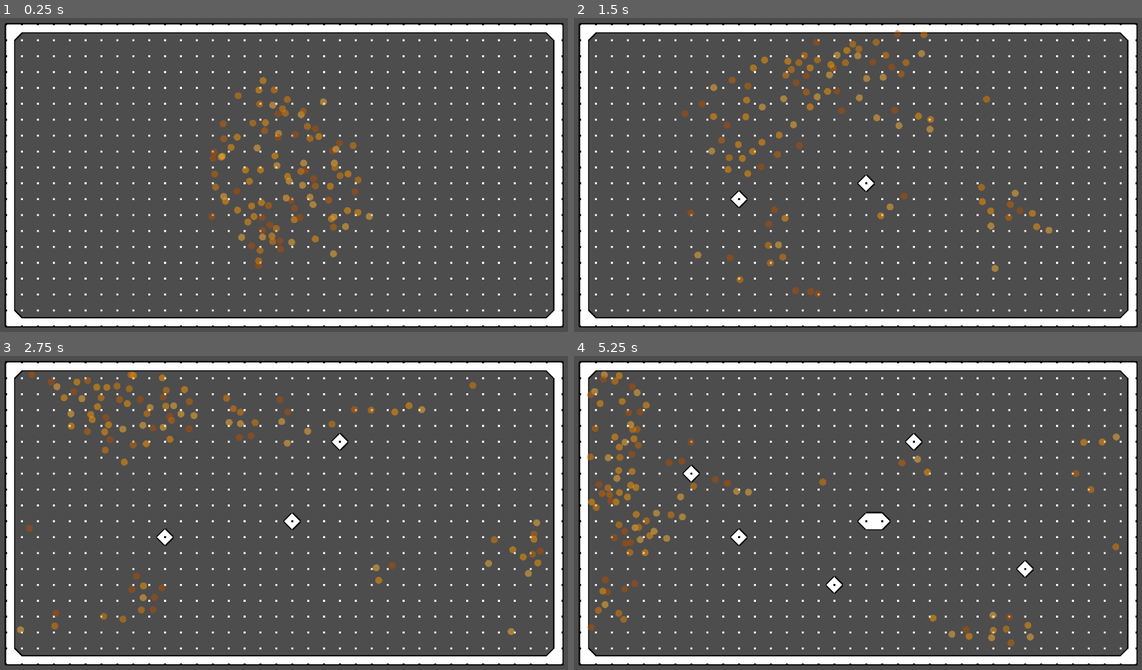
Above: before the commit, frames 1-4 (two rows, left to right).
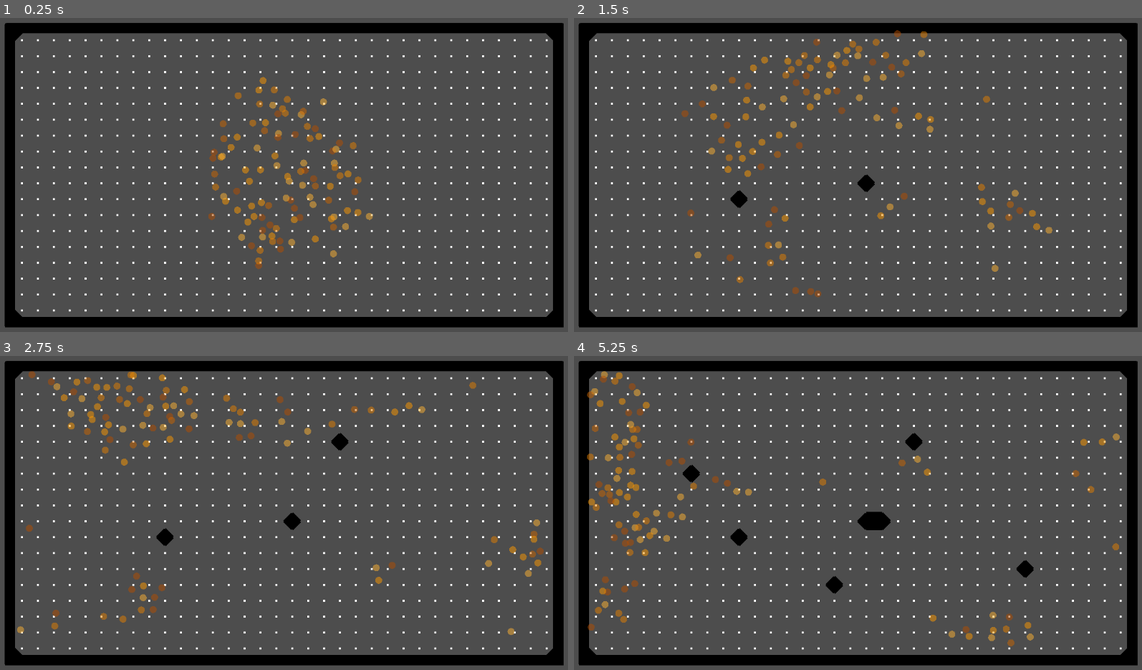
Above: after the commit, the same moments.

Repository: joesobo/EcoSystem
Game: Godot game, scene res://scenes/marching_squares.tscn
Same seed, same stepped clock (60 frames per second), same inputs: the game is played once before the commit and once after it.
Inputs (mouse positions are in pixels of both pictures, inside the frame that each line leads up to):
- Up to frame 1 (0.25 s): no input
- Up to frame 2 (1.5 s): move the mouse to (869, 181) at 0.52 s; click (869, 181) at 0.67 s; move the mouse to (738, 190) at 1.27 s; click (738, 190) at 1.42 s
- Up to frame 3 (2.75 s): move the mouse to (340, 443) at 2.02 s; click (340, 443) at 2.17 s
- Up to frame 4 (5.25 s): move the mouse to (829, 578) at 2.77 s; click (829, 578) at 2.92 s; move the mouse to (1028, 560) at 3.52 s; click (1028, 560) at 3.67 s; move the mouse to (681, 465) at 4.27 s; click (681, 465) at 4.42 s; move the mouse to (886, 513) at 5.02 s; click (886, 513) at 5.17 s

The runs differ from the first frame. In frame 1, 7.7% of the frame differs, in the area x 1-100%, y 2-99%; in frame 2, 7.8%; in frame 3, 7.9%; in frame 4, 8.3%.

Commit message:
start shaders

Diff:
--- a/scenes/marching_squares.tscn
+++ b/scenes/marching_squares.tscn
@@ -1,12 +1,19 @@
-[gd_scene load_steps=8 format=3 uid="uid://bwfe30h2s655f"]
+[gd_scene load_steps=10 format=3 uid="uid://bwfe30h2s655f"]
 
 [ext_resource type="Script" path="res://scripts/marchingSquares/VoxelGrid.gd" id="1_7sy1n"]
 [ext_resource type="PackedScene" uid="uid://bltijxvovh1q" path="res://scenes/voxel.tscn" id="2_4y4kx"]
 [ext_resource type="Script" path="res://scripts/FishManager.gd" id="3_qhq6a"]
+[ext_resource type="Shader" path="res://shaders/marching_squares.gdshader" id="3_srn0q"]
 [ext_resource type="PackedScene" uid="uid://yc35bijsp2iy" path="res://scenes/orangeFish.tscn" id="4_q7dbu"]
 [ext_resource type="PackedScene" uid="uid://dvut7wtxxf61w" path="res://scenes/predator.tscn" id="5_y87ho"]
 
 [sub_resource type="RectangleShape2D" id="RectangleShape2D_6mmkp"]
+
+[sub_resource type="ShaderMaterial" id="ShaderMaterial_mi3id"]
+shader = ExtResource("3_srn0q")
+shader_parameter/x_size = 36
+shader_parameter/y_size = 36
+shader_parameter/offset = Vector2(27, 28)
 
 [sub_resource type="CanvasTexture" id="CanvasTexture_1l0eq"]
 
@@ -33,6 +40,7 @@
 debug_color = Color(0, 0.6, 0.701961, 0.419608)
 
 [node name="MeshInstance2D" type="MeshInstance2D" parent="MarchingSquares"]
+material = SubResource("ShaderMaterial_mi3id")
 texture = SubResource("CanvasTexture_1l0eq")
 
 [node name="FishManager" type="Node2D" parent="."]
--- a/scripts/marchingSquares/Voxel.gd
+++ b/scripts/marchingSquares/Voxel.gd
@@ -1,6 +1,6 @@
 class_name Voxel
 
-@export var state = 0
+@export var state: float = 0.0
 @export var position: Vector2
 @export var x_edge_pos: Vector2
 @export var y_edge_pos: Vector2
--- a/scripts/marchingSquares/VoxelGrid.gd
+++ b/scripts/marchingSquares/VoxelGrid.gd
@@ -14,12 +14,14 @@
 var viewport_rect
 
 var mesh_instance
-var array_mesh
+var image = Image.new()
+var image_texture = ImageTexture.new()
+var array_mesh = ArrayMesh.new()
 var arrays = []
 
-var vertices
-var indices
-var triangle_dictionary
+var vertices = PackedVector2Array()
+var indices = PackedInt32Array()
+var triangle_dictionary = {}
 var outlines: Array = [[]]
 var checked_vertices =  []
 
@@ -27,13 +29,16 @@
 	viewport_rect = get_viewport_rect()
 
 	mesh_instance = get_child(1)
-	array_mesh = ArrayMesh.new()
 	arrays.resize(ArrayMesh.ARRAY_MAX)
+
+	image = Image.create(voxel_resolution_x, voxel_resolution_y, false, Image.FORMAT_RGBA8)
+	image.set_pixel(0, 0, Color(0.0, 0, 0, 1))
+	image.set_pixel(0, 1, Color(1.0 / 255.0, 0, 0, 1))
+	image.set_pixel(0, 2, Color(2.0 / 255.0, 0, 0, 1))
+	image_texture = ImageTexture.create_from_image(image)
+
+	mesh_instance.material.set_shader_parameter("state_texture", image_texture)
 	mesh_instance.mesh = array_mesh
-
-	vertices = PackedVector2Array()
-	indices = PackedInt32Array()
-	triangle_dictionary = {}
 
 	collision_shape = static_body.get_child(0)
 	static_body.connect("input_event", _on_Area2D_input_event)
@@ -70,6 +75,8 @@
 	for voxel_y in range(voxel_resolution_y):
 		for voxel_x in range(voxel_resolution_x):
 			create_voxel(chunk, voxel_x, voxel_y)
+	#image_texture = ImageTexture.create_from_image(image)
+	#mesh_instance.material.set_shader_parameter("state_texture", image_texture)
 
 func create_voxel(parent, x, y):
 	var voxel = voxel_scene.instantiate()
@@ -78,12 +85,13 @@
 	voxel.scale = Vector2(voxel_size, voxel_size) * 0.1
 	voxel.name = "Voxel (%d, %d)" % [x, y]
 
-	var state = 0
+	var state = 0.0
 	if (x == 0 || y == 0 || x == voxel_resolution_x-1 || y == voxel_resolution_y-1):
-		state = 2
+		state = 2.0
 		var index = x + y * voxel_resolution_x
 		voxel.modulate = Color.BLACK
-
+		#image.set_pixel(x, y, Color(2.0 / 255.0, 0, 0, 1))
+#
 	voxels.append(Voxel.new(x, y, voxel_size, state))
 	voxel_pos_indicators.append(voxel)
 
@@ -96,26 +104,28 @@
 	var voxel_x = floor(point.x / voxel_size)
 	var voxel_y = floor(point.y / voxel_size)
 
-	var local_pos = Vector2(voxel_x, voxel_y)
-
+	set_voxel(Vector2(voxel_x, voxel_y))
+
+func set_voxel(local_pos: Vector2):
+	toggle_voxel_color(local_pos)
+	triangulate()
+
+func toggle_voxel_color(local_pos: Vector2):
 	var index = local_pos.x + local_pos.y * voxel_resolution_x
 
-	set_voxel(index)
-
-func set_voxel(index):
-	toggle_voxel_color(index)
-	triangulate()
-
-func toggle_voxel_color(index):
-	if voxels.size() > index && voxels[index].state != 2:
+	if voxels.size() > index && voxels[index].state != 2.0:
 		var color = Color.BLACK
-		if voxels[index].state == 0:
-			voxels[index].state = 1
-		elif voxels[index].state == 1:
-			voxels[index].state = 0
+		if voxels[index].state == 0.0:
+			voxels[index].state = 1.0
+		elif voxels[index].state == 1.0:
+			voxels[index].state = 0.0
 			color = Color.WHITE
 
 		voxel_pos_indicators[index].modulate = color
+
+	image.set_pixel(local_pos.x, local_pos.y, Color(voxels[index].state / 255.0, 0, 0, 1))
+	image_texture = ImageTexture.create_from_image(image)
+	mesh_instance.material.set_shader_parameter("state_texture", image_texture)
 
 func triangulate():
 	vertices.clear()
--- /dev/null
+++ b/shaders/marching_squares.gdshader
@@ -0,0 +1,29 @@
+shader_type canvas_item;
+
+uniform sampler2D state_texture;
+uniform int x_size;
+uniform int y_size;
+uniform vec2 offset;
+
+float rand(vec2 co){
+    return fract(sin(dot(co.xy, vec2(12.9898,78.233))) * 43758.5453);
+}
+
+void fragment() {
+    // TODO: convert frag coordinate into texture coordinate to look up color
+	vec2 state_pos = floor(FRAGCOORD.xy / vec2(32.0, 32.0));
+	vec2 normalized_state_pos = floor(state_pos / vec2(float(x_size), float(y_size)));
+
+	float state = texture(state_texture, normalized_state_pos).r;
+
+    vec4 color;
+	if (state == 2.0 / 255.0) {
+		color = vec4(0.0, 0.0, 0.0, 1.0); // Black for state 2
+	} else if (state == 1.0 / 255.0) {
+		color = vec4(1.0, 1.0, 1.0, 1.0); // White for state 1
+	} else {
+		color = vec4(0.0, 0.0, 0.0, 1.0); // Transparent for state 0
+	}
+
+    COLOR = color;
+}
Not shown, changed: .gitignore
